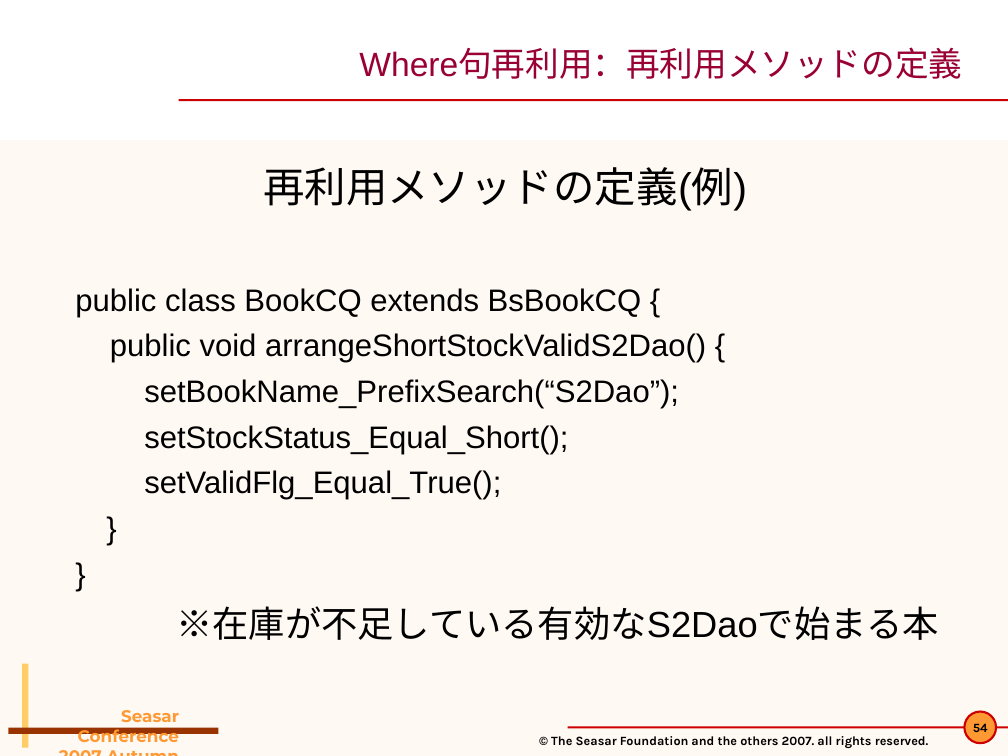
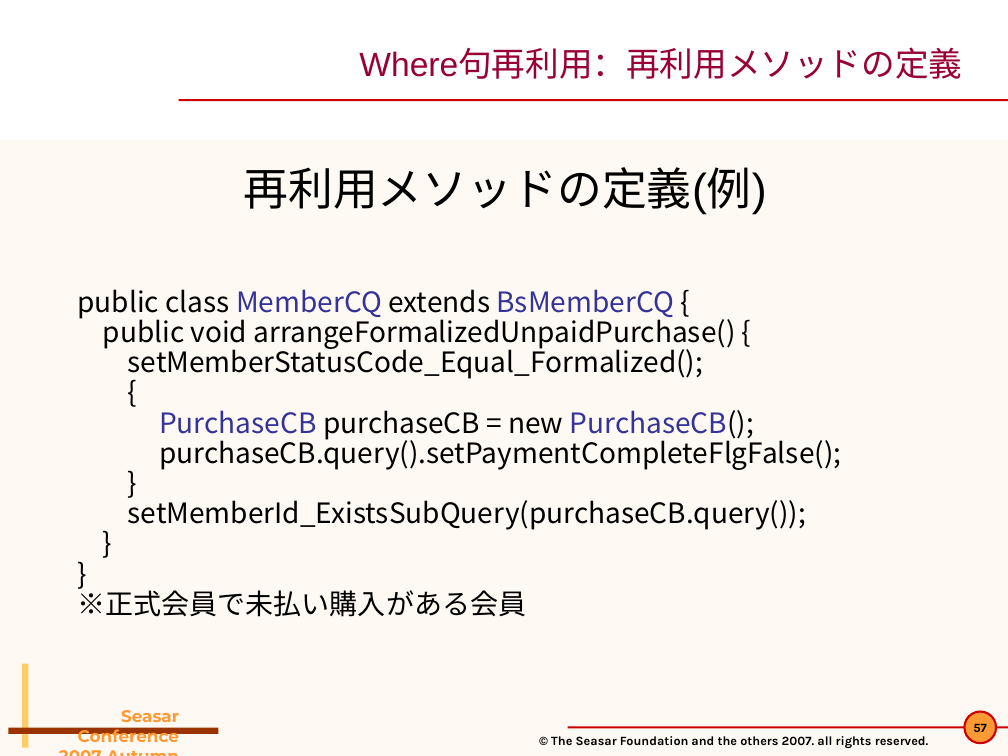
Before and after one commit to seasarorg/dbflute, a slide deck: slide 57 of dbflute/etc/doc/pres/sc2007a_2-DBFlute.ppt (slide 54 before the commit). Drawn at 1008x756 pixels with LibreOffice and Linux fonts; fonts in the diff are those of the drawing; background and template pictures are left out. Boxes give left, top, right and bottom in pixels: in the first picture for what was removed or moved away, otherwise in the second. Text is boxed around its words. In the diff, an @@ line names an element or a change of style, - is before the commit and + after.

```diff
--- a/dbflute/etc/doc/pres/sc2007a_2-DBFlute.ppt
+++ b/dbflute/etc/doc/pres/sc2007a_2-DBFlute.ppt
@@ text "再利用メソッドの定義(例)" at [244,167,767,215]: size 29.6 to 32 pt @@
@@ text at [75,288,939,640]: paragraphs removed @@
-public class BookCQ extends BsBookCQ {
-public void arrangeShortStockValidS2Dao() {
-setBookName_PrefixSearch(“S2Dao”);
-setStockStatus_Equal_Short();
-setValidFlg_Equal_True();
-}
-}
-※在庫が不足している有効なS2Daoで始まる本
@@ text added at [78,289,841,617], 20 pt, text #000000 @@
+public class MemberCQ extends BsMemberCQ {
+public void arrangeFormalizedUnpaidPurchase() {
+setMemberStatusCode_Equal_Formalized();
+{
+PurchaseCB purchaseCB = new PurchaseCB();
+purchaseCB.query().setPaymentCompleteFlgFalse();
+}
+setMemberId_ExistsSubQuery(purchaseCB.query());
+}
+}
+※正式会員で未払い購入がある会員
@@ page number at [973,723,987,732]: text changed @@
-54
+57
```
Also in this commit, not shown: 38 other slides changed, 6 slides added, 3 slides removed, 2 other files.
